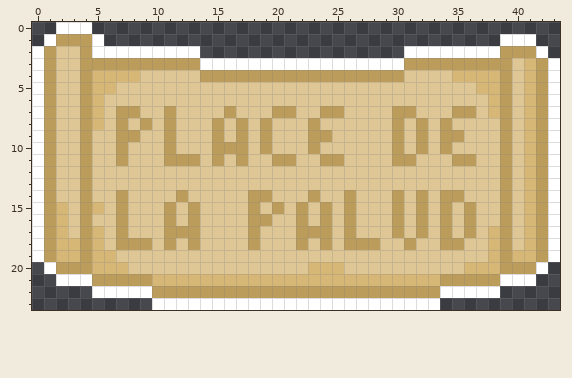
Pixel-art sprite, stored at assets/05_map/paludIcon.png. Above, as it was before the edit.
The file is 44x24 pixels.
The result:
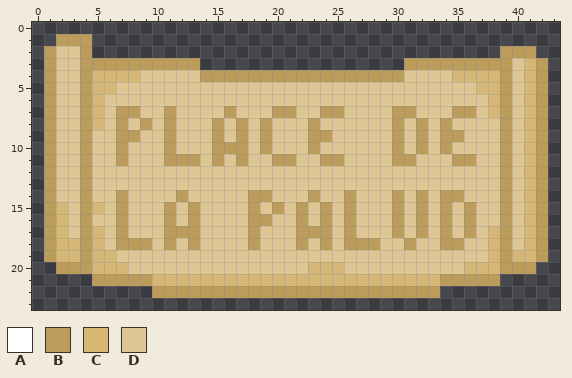
Palette (. is transparent): A #ffffff  B #bc9c5b  C #d7b776  D #dfc795
Difference:
{"y":0,"x":2,"old":"AAA","new":"..."}
{"y":1,"x":1,"old":"A","new":"."}
{"y":1,"x":5,"old":"A","new":"."}
{"y":1,"x":39,"old":"AAA","new":"..."}
{"y":2,"x":0,"old":"A","new":"."}
{"y":2,"x":5,"old":"AAAAAAAAA","new":"........."}
{"y":2,"x":31,"old":"AAAAAAAA","new":"........"}
{"y":2,"x":42,"old":"A","new":"."}
{"y":3,"x":0,"old":"A","new":"."}
{"y":3,"x":14,"old":"AAAAAAAAAAAAAAAAA","new":"................."}
{"y":3,"x":43,"old":"A","new":"."}
{"y":4,"x":0,"old":"A","new":"."}
{"y":4,"x":43,"old":"A","new":"."}
{"y":5,"x":0,"old":"A","new":"."}
{"y":5,"x":43,"old":"A","new":"."}
{"y":6,"x":0,"old":"A","new":"."}
{"y":6,"x":43,"old":"A","new":"."}
{"y":7,"x":0,"old":"A","new":"."}
{"y":7,"x":43,"old":"A","new":"."}
{"y":8,"x":0,"old":"A","new":"."}
{"y":8,"x":43,"old":"A","new":"."}
{"y":9,"x":0,"old":"A","new":"."}
{"y":9,"x":43,"old":"A","new":"."}
{"y":10,"x":0,"old":"A","new":"."}
{"y":10,"x":43,"old":"A","new":"."}
{"y":11,"x":0,"old":"A","new":"."}
{"y":11,"x":43,"old":"A","new":"."}
{"y":12,"x":0,"old":"A","new":"."}
{"y":12,"x":43,"old":"A","new":"."}
{"y":13,"x":0,"old":"A","new":"."}
{"y":13,"x":43,"old":"A","new":"."}
{"y":14,"x":0,"old":"A","new":"."}
{"y":14,"x":43,"old":"A","new":"."}
{"y":15,"x":0,"old":"A","new":"."}
{"y":15,"x":43,"old":"A","new":"."}
{"y":16,"x":0,"old":"A","new":"."}
{"y":16,"x":43,"old":"A","new":"."}
{"y":17,"x":0,"old":"A","new":"."}
{"y":17,"x":43,"old":"A","new":"."}
{"y":18,"x":0,"old":"A","new":"."}
{"y":18,"x":43,"old":"A","new":"."}
{"y":19,"x":0,"old":"A","new":"."}
{"y":19,"x":43,"old":"A","new":"."}
{"y":20,"x":1,"old":"A","new":"."}
{"y":20,"x":42,"old":"A","new":"."}
{"y":21,"x":2,"old":"AAA","new":"..."}
{"y":21,"x":39,"old":"AAA","new":"..."}
{"y":22,"x":5,"old":"AAAAA","new":"....."}
{"y":22,"x":34,"old":"AAAAA","new":"....."}
{"y":23,"x":10,"old":"AAAAAAAAAAAAAAAAAAAAAAAA","new":"........................"}
{"label":"erased","picture_box":[32,22,560,310]}
